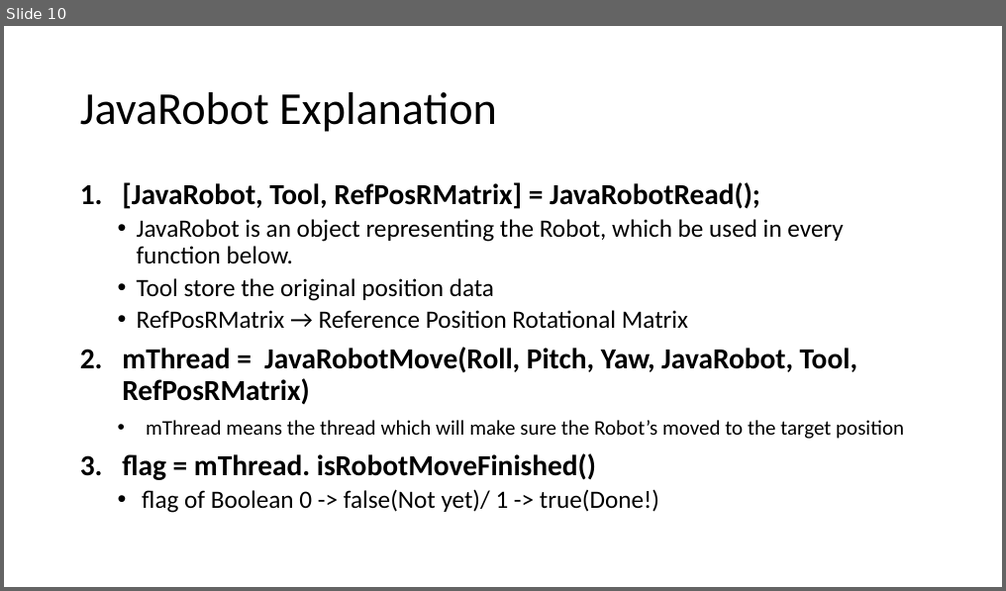
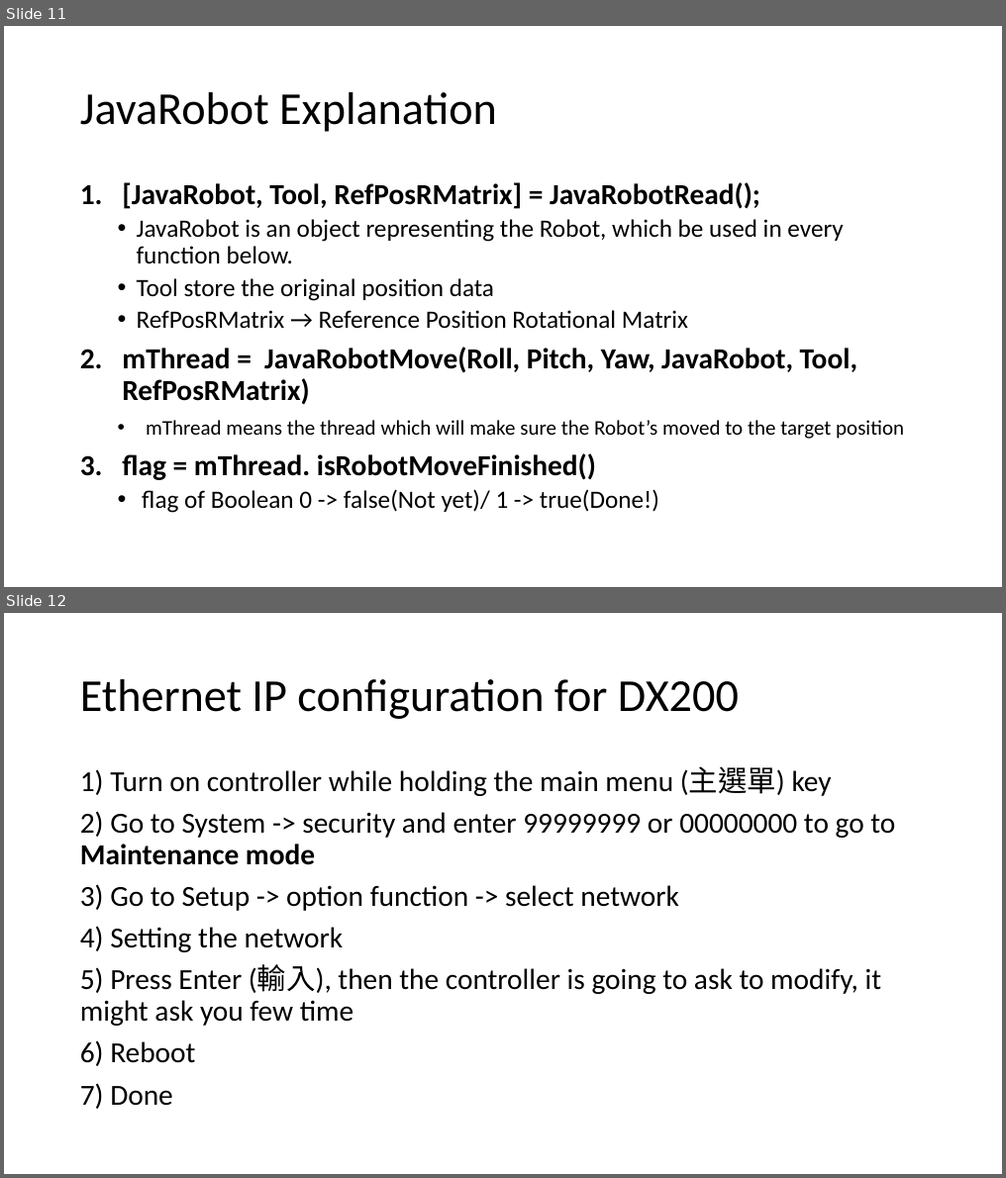
Before and after one commit to Cosas1008/JavaRobot, a slide deck: Matlab Setup.pptx. Shown one above the other, each under a label of ours: slide 10 before the commit, slides 11 and 12 after it. The pictures are 1006x591 and 1006x1178 pixels, drawn with LibreOffice and Linux fonts; fonts in the diff are those of the drawing. Boxes give left, top, right and bottom in pixels: in the first picture for what was removed or moved away, otherwise in the second. Text is boxed around its words. In the diff, an @@ line names an element or a change of style, - is before the commit and + after.

Commit message:
Add and change ppt

```diff
--- a/Matlab Setup.pptx
+++ b/Matlab Setup.pptx
@@ slide 12 added at (4, 613, 1002, 1174), background #FFFFFF @@
@@ title added at (80, 679, 739, 719), 44 pt, text #000000 @@
+Ethernet IP configuration for DX200
@@ text added at (80, 766, 895, 1109), 28 pt, text #000000 @@
+1) Turn on controller while holding the main menu (主選單) key
+2) Go to System -> security and enter 99999999 or 00000000 to go to Maintenance mode
+3) Go to Setup -> option function -> select network
+4) Setting the network
+5) Press Enter (輸入), then the controller is going to ask to modify, it might ask you few time
+6) Reboot
+7) Done
@@ what was slide 10 is now slide 11 @@
```
Also in this commit, not shown: 2 other slides added, 7 other files.
